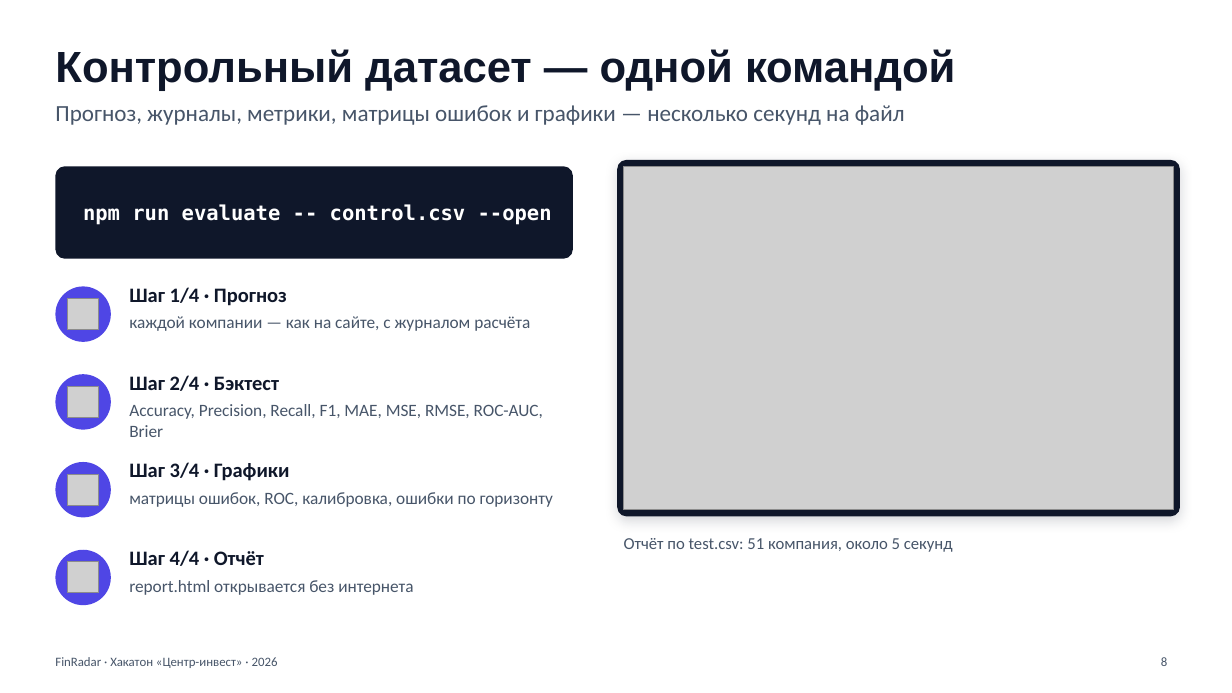
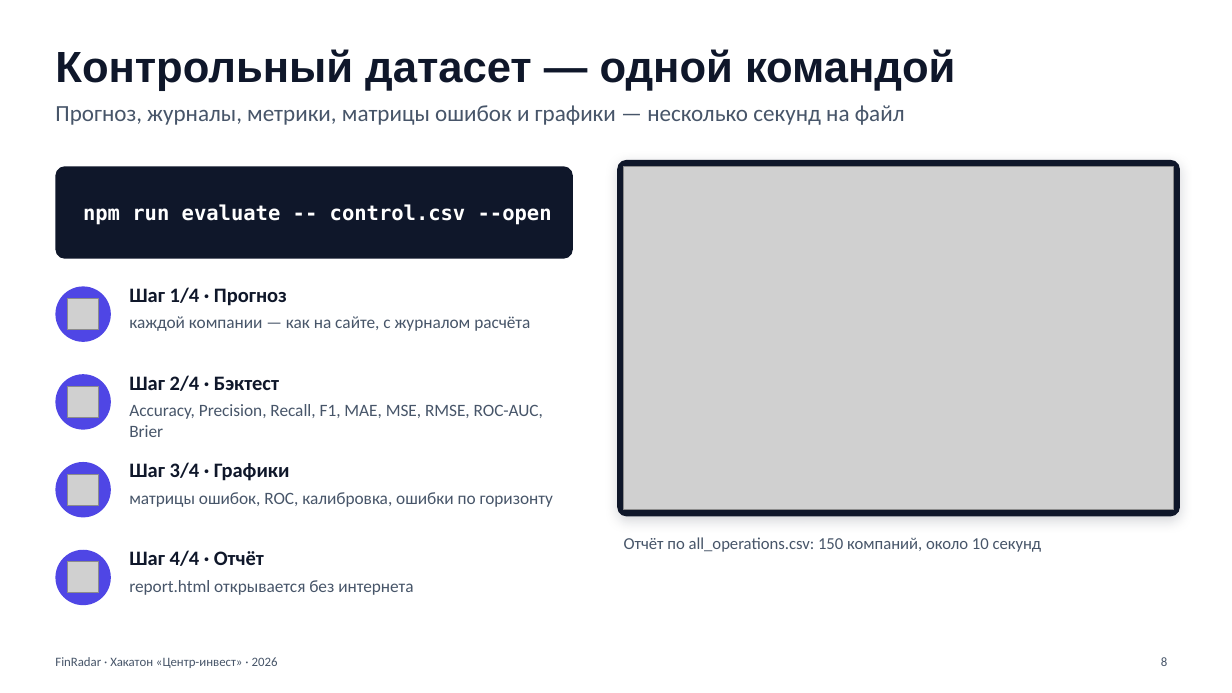
Before and after one commit to egor-lap/finprognoz, a slide deck: slide 8 of presentation/FinRadar.pptx. Drawn at 1232x693 pixels with LibreOffice and Linux fonts; fonts in the diff are those of the drawing; grey boxes stand for pictures. Boxes give left, top, right and bottom in pixels: in the first picture for what was removed or moved away, otherwise in the second. Text is boxed around its words. In the diff, an @@ line names an element or a change of style, - is before the commit and + after.

```diff
--- a/presentation/FinRadar.pptx
+++ b/presentation/FinRadar.pptx
@@ text at box(624, 537, 1042, 552): text changed @@
-Отчёт по test.csv: 51 компания, около 5 секунд
+Отчёт по all_operations.csv: 150 компаний, около 10 секунд
```
Also in this commit, not shown: 3 other slides changed.
